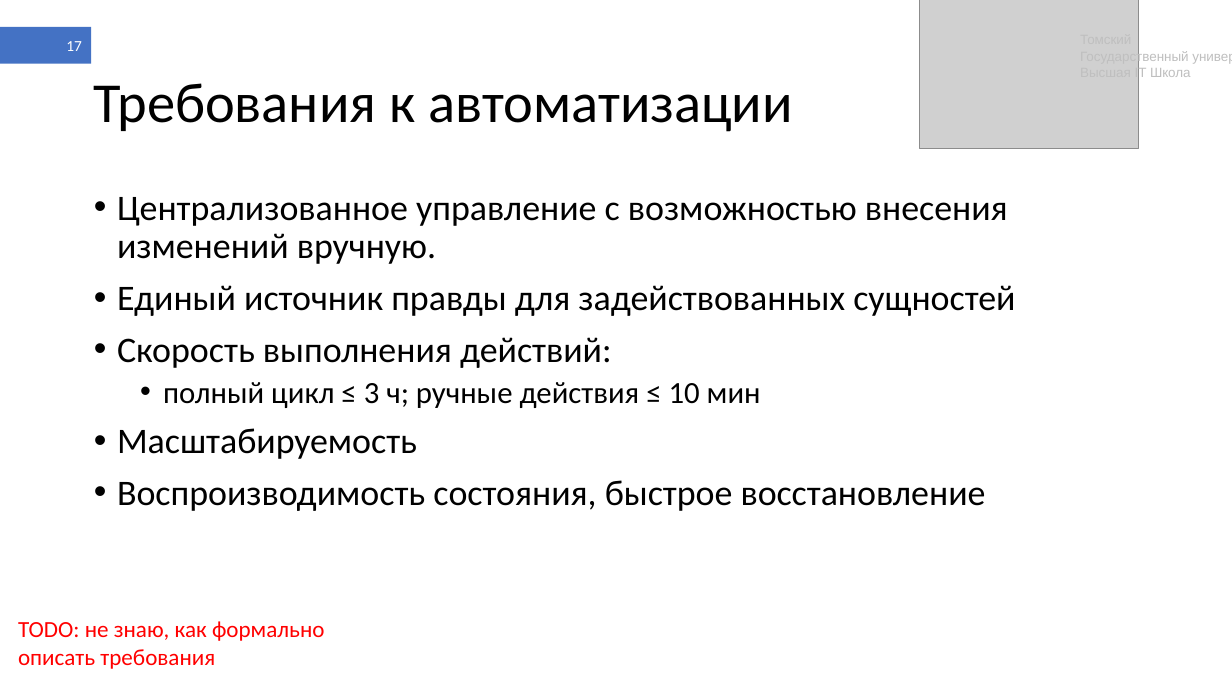
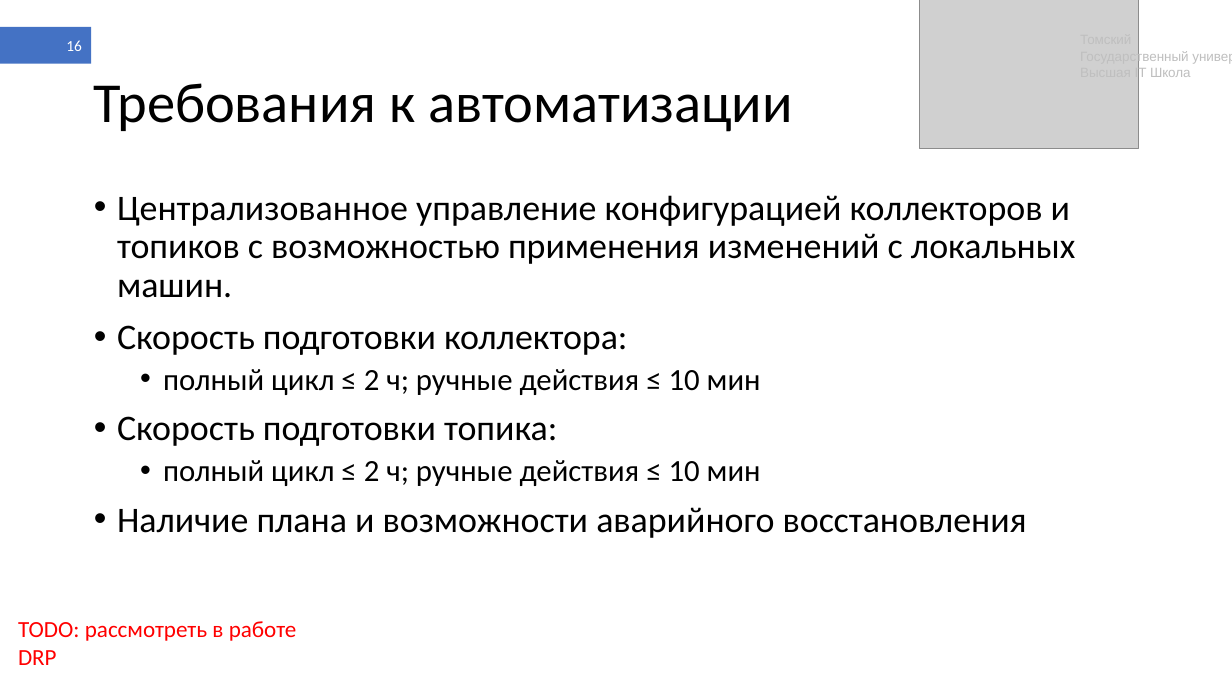
Before and after one commit to shameoff/GraduateWork, a slide deck: slide 16 of Презентация ВКР (в шаблоне).pptx (slide 17 before the commit). Drawn at 1232x693 pixels with LibreOffice and Linux fonts; fonts in the diff are those of the drawing; grey boxes stand for pictures. Boxes give left, top, right and bottom in pixels: in the first picture for what was removed or moved away, otherwise in the second. Text is boxed around its words. In the diff, an @@ line names an element or a change of style, - is before the commit and + after.

```diff
--- a/Презентация ВКР (в шаблоне).pptx
+++ b/Презентация ВКР (в шаблоне).pptx
@@ page number at bbox=[66, 40, 82, 51]: text changed @@
-17
+16
@@ text at bbox=[117, 195, 1075, 538]: text changed @@
-• Централизованное управление с возможностью внесения изменений вручную.
-• Единый источник правды для задействованных сущностей
-• Скорость выполнения действий:
-  • полный цикл ≤ 3 ч; ручные действия ≤ 10 мин
-• Масштабируемость
-• Воспроизводимость состояния, быстрое восстановление
+• Централизованное управление конфигурацией коллекторов и топиков с возможностью применения изменений с локальных машин.
+• Скорость подготовки коллектора:
+  • полный цикл ≤ 2 ч; ручные действия ≤ 10 мин
+• Скорость подготовки топика:
+  • полный цикл ≤ 2 ч; ручные действия ≤ 10 мин
+• Наличие плана и возможности аварийного восстановления
@@ text at bbox=[18, 621, 297, 665]: text changed @@
-TODO: не знаю, как формально описать требования
+TODO: рассмотреть в работе DRP
```
Also in this commit, not shown: 11 other slides changed, 5 slides added, 9 slides removed, 2 other files.
